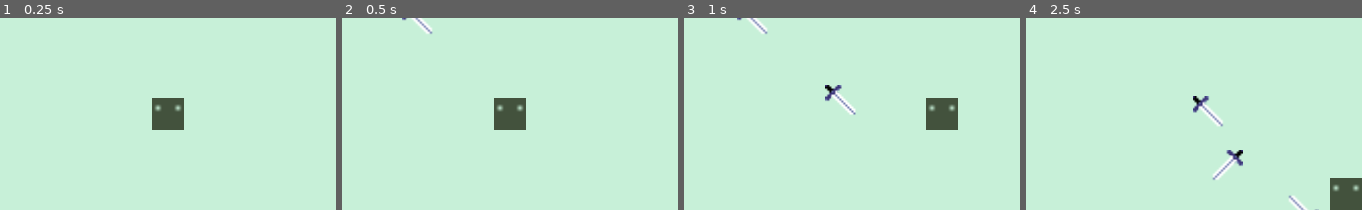
Above: before the commit, frames 1-4 (left to right).
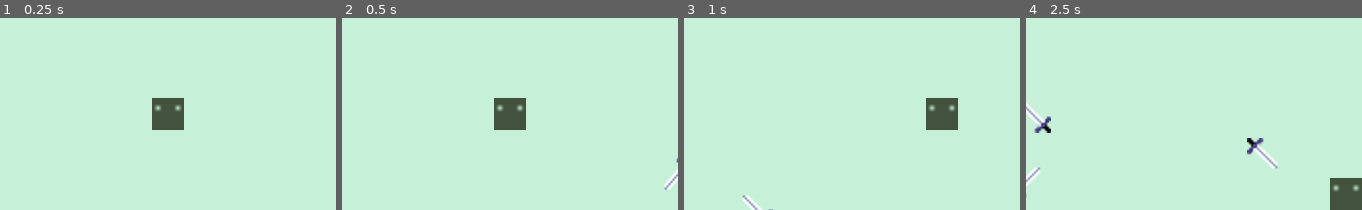
Above: after the commit, the same moments.

Repository: mstuttgart/hostile-terraqueo
Game: Godot game, scene res://Game.tscn
Two runs of this game, one before a commit and one after it. Both use one fixed random seed, a clock stepped at 60 frames per second and the inputs below.
Inputs:
- Up to frame 1 (0.25 s): no input
- Up to frame 2 (0.5 s): no input
- Up to frame 3 (1 s): hold Right (ui_right) from 0.53 s (still down)
- Up to frame 4 (2.5 s): release Right (ui_right) at 1.28 s; hold Down (ui_down) 1.28-2.03 s; hold Right (ui_right) from 2.03 s (still down)

Frame 1 is identical in both runs. In frame 2, 0.5% of the frame differs, in the area x 17-100%, y 0-90%; in frame 3, 1.0%; in frame 4, 2.5%, in the area x 0-88%, y 40-100%.

Commit message:
Change name of 'JunkTimer' node to 'JunkSpawnTimer'

Diff:
--- a/HostileTerraqueo/Game.gd
+++ b/HostileTerraqueo/Game.gd
@@ -14,9 +14,9 @@
     $Player.position = $InitialPosition.position
 
     # Start timers
-    $JunkTimer.start()
+    $JunkSpawnTimer.start()
 
-func _on_JunkTimer_timeout():
+func _on_JunkSpawnTimer_timeout():
     # Time to spawn junk in game scene
 
     var idx = rand_range(0, junk_list.size() - 1)
--- a/HostileTerraqueo/Game.tscn
+++ b/HostileTerraqueo/Game.tscn
@@ -39,8 +39,8 @@
 position = Vector2( 83.8778, 0.201751 )
 rotation = 1.56824
 
-[node name="JunkTimer" type="Timer" parent="."]
+[node name="JunkSpawnTimer" type="Timer" parent="."]
 wait_time = 0.5
 [connection signal="body_entered" from="Player" to="Player" method="_on_Player_body_entered"]
 [connection signal="gameover" from="Player" to="." method="_on_Player_gameover"]
-[connection signal="timeout" from="JunkTimer" to="." method="_on_JunkTimer_timeout"]
+[connection signal="timeout" from="JunkSpawnTimer" to="." method="_on_JunkSpawnTimer_timeout"]
